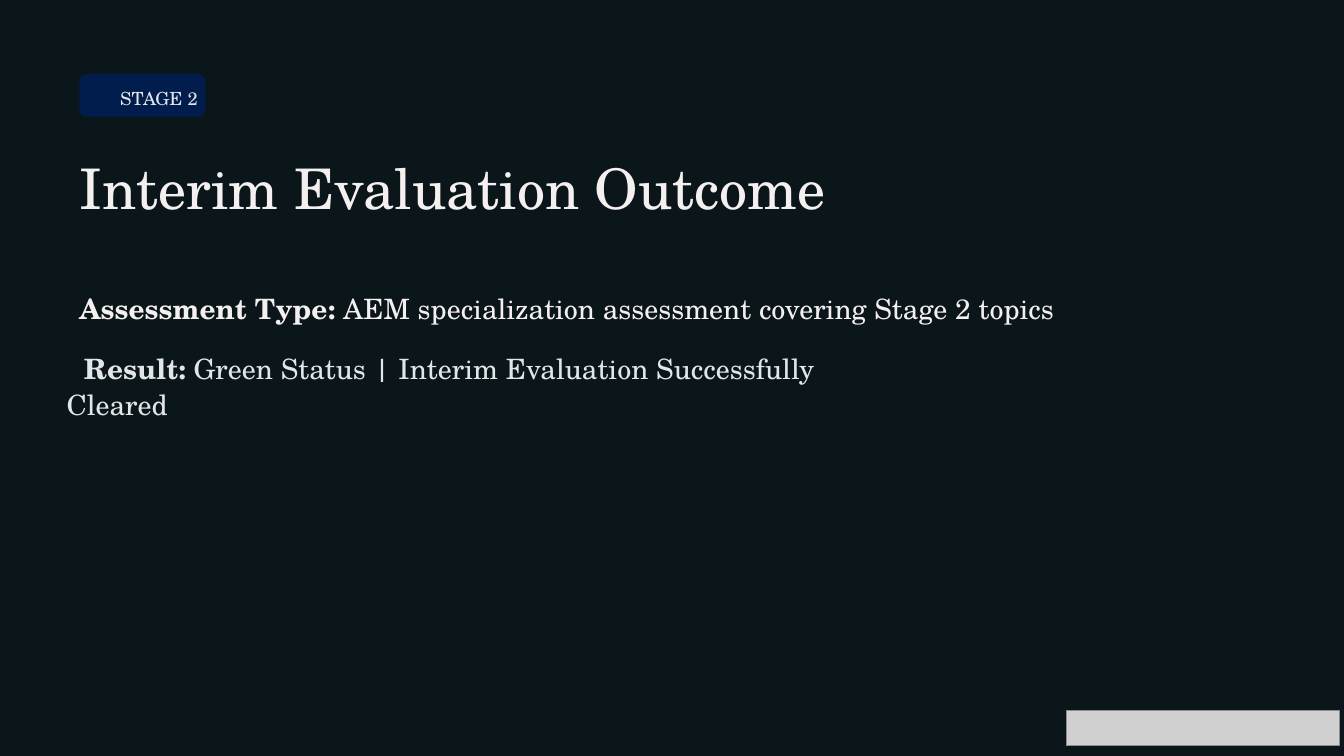
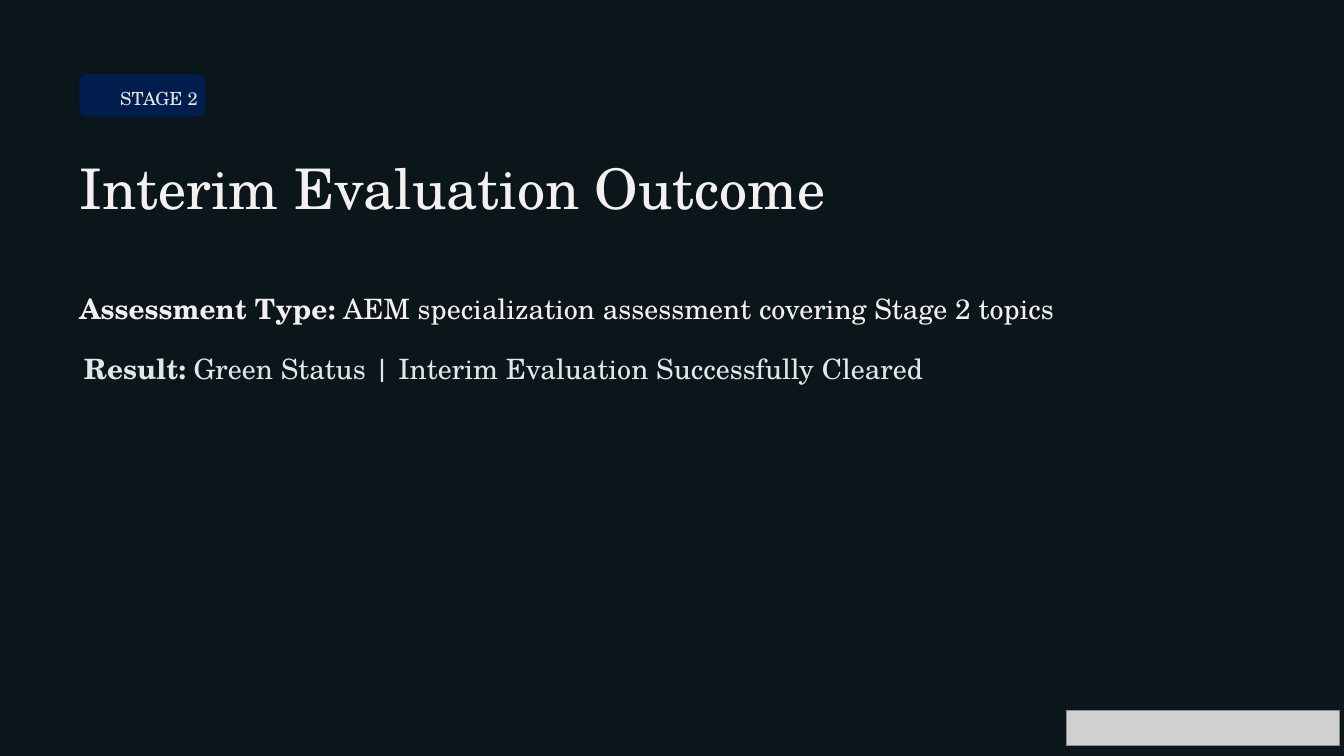
Before and after one commit to KUNALCHOURE/presentation, a slide deck: slide 12 of Second_Progress_Seminar_Updated (1) (1).pptx (slide 10 before the commit). Drawn at 1344x756 pixels with LibreOffice and Linux fonts; fonts in the diff are those of the drawing; grey boxes stand for pictures; background and template pictures are left out; a plain dark background stands for a picture behind light text. Boxes give left, top, right and bottom in pixels: in the first picture for what was removed or moved away, otherwise in the second. Text is boxed around its words. In the diff, an @@ line names an element or a change of style, - is before the commit and + after.

```diff
--- a/Second_Progress_Seminar_Updated (1) (1).pptx
+++ b/Second_Progress_Seminar_Updated (1) (1).pptx
@@ text "Result: Green Status | Interim ..." rewrapped from box(67, 358, 814, 416) to box(84, 358, 923, 385) @@
```
Also in this commit, not shown: 7 other slides changed, 5 slides added.
